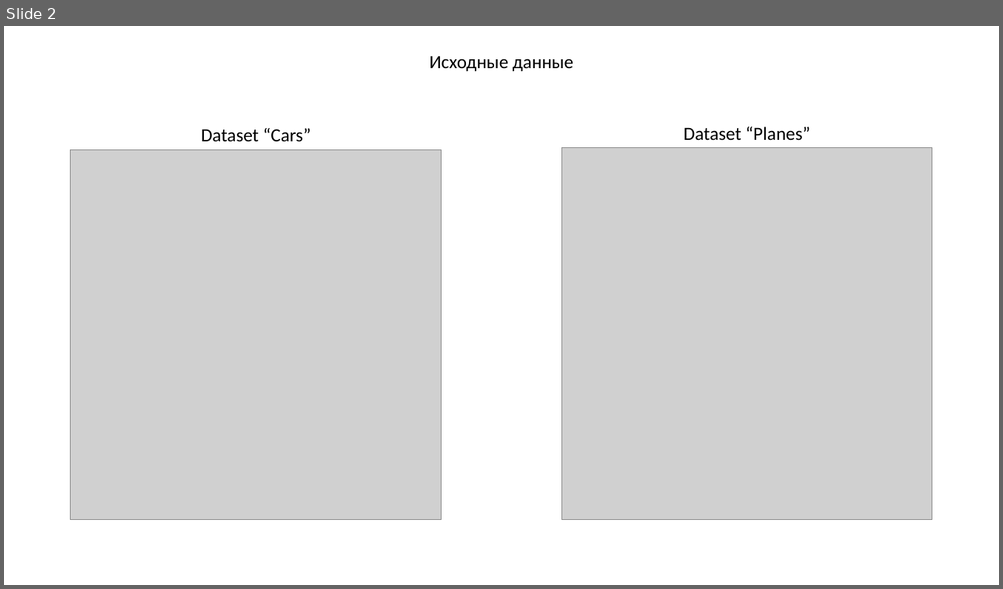
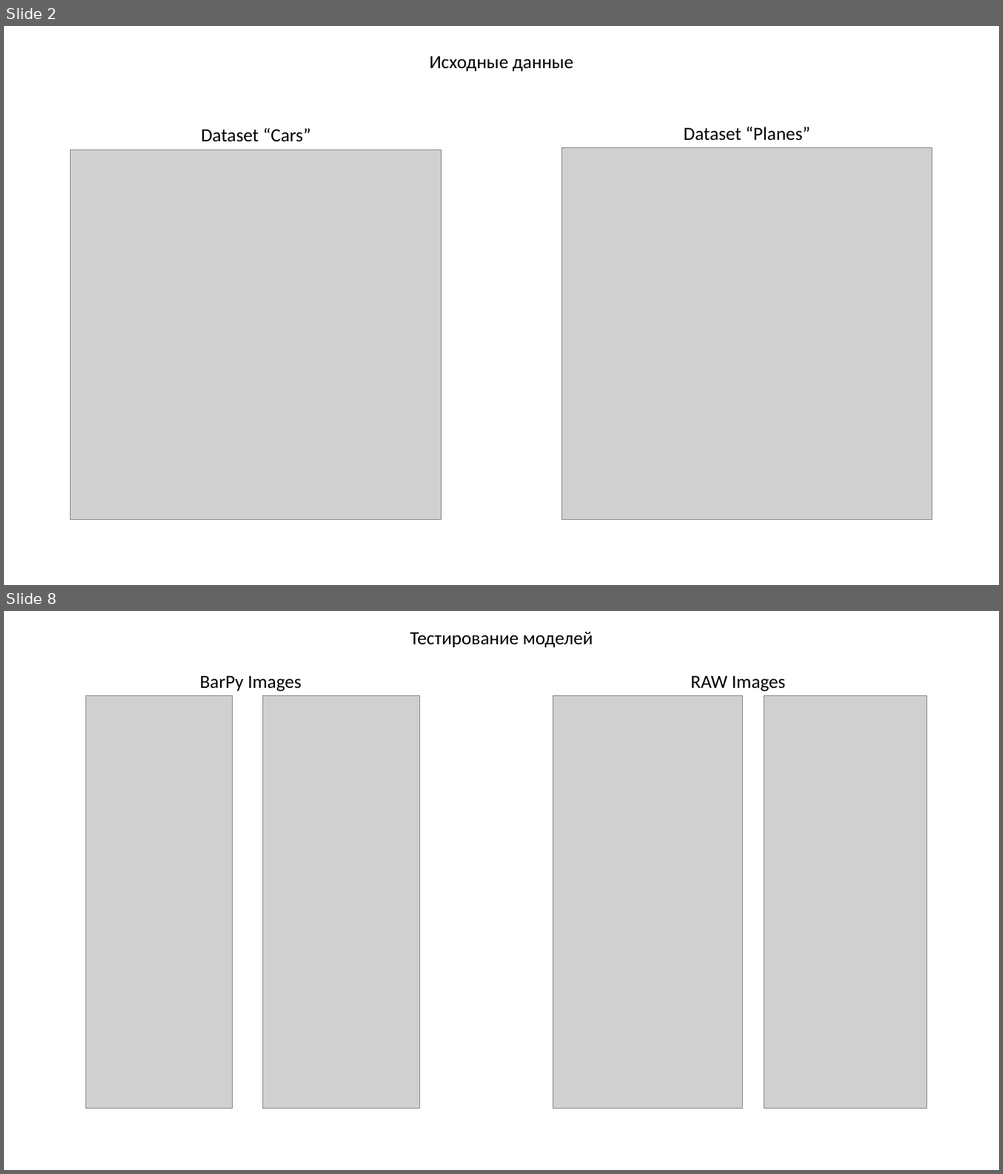
Before and after one commit to KanVull/Kursach-8Sem, a slide deck: Презентация.pptx. Shown one above the other, each under a label of ours: slide 2 before the commit, slides 2 and 8 after it; the slides between them are not shown. The pictures are 1003x589 and 1003x1174 pixels, drawn with LibreOffice and Linux fonts; fonts in the diff are those of the drawing; grey boxes stand for pictures. Boxes give left, top, right and bottom in pixels: in the first picture for what was removed or moved away, otherwise in the second. Text is boxed around its words. In the diff, an @@ line names an element or a change of style, - is before the commit and + after.

```diff
--- a/Презентация.pptx
+++ b/Презентация.pptx
@@ slide 8 added at [4, 611, 999, 1170], background #FFFFFF @@
@@ text added at [410, 632, 593, 647], 18 pt, text #000000 @@
+Тестирование моделей
@@ text added at [200, 675, 301, 692], 18 pt, text #000000 @@
+BarPy Images
@@ text added at [691, 675, 785, 692], 18 pt, text #000000 @@
+RAW Images
@@ picture added at [86, 696, 233, 1109] @@
@@ picture added at [262, 696, 420, 1109] @@
@@ picture added at [552, 696, 742, 1109] @@
@@ picture added at [764, 696, 927, 1109] @@
```
Also in this commit, not shown: 1 slide changed, 5 other slides added, 14 slides removed, 4 other files.
